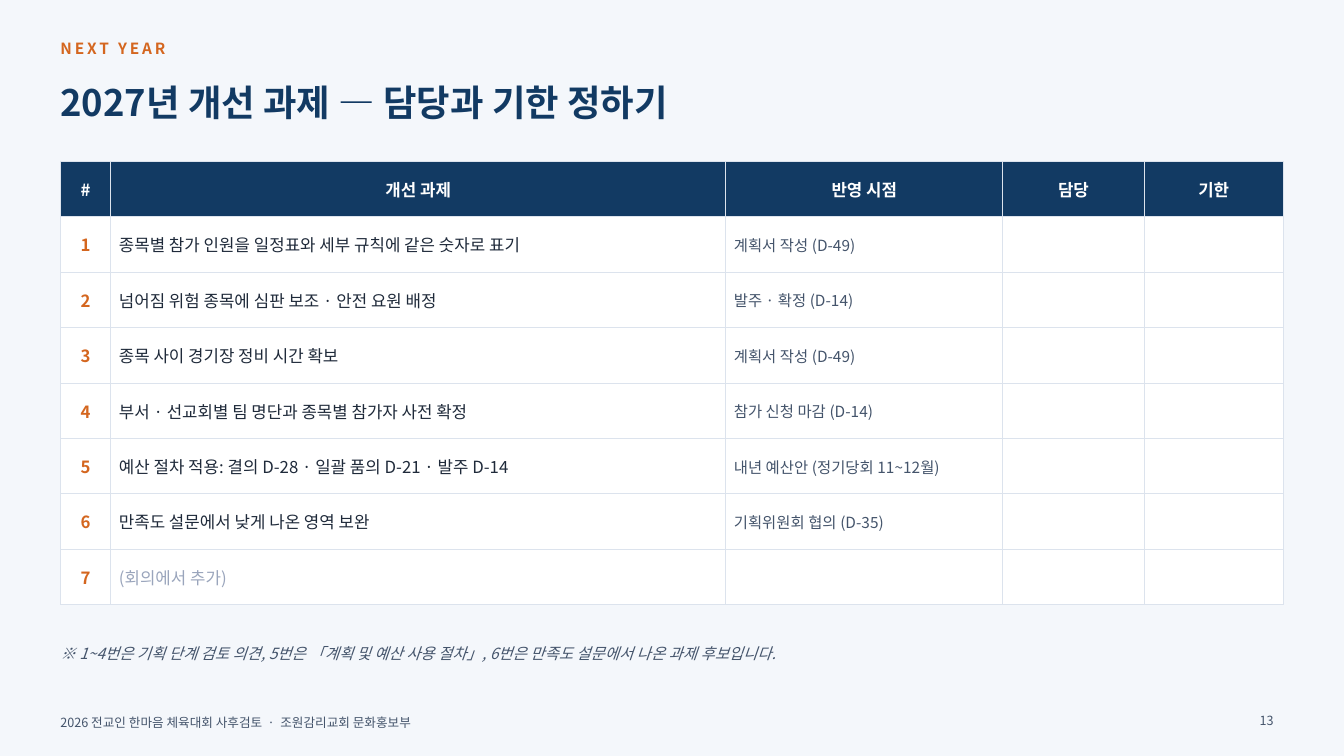
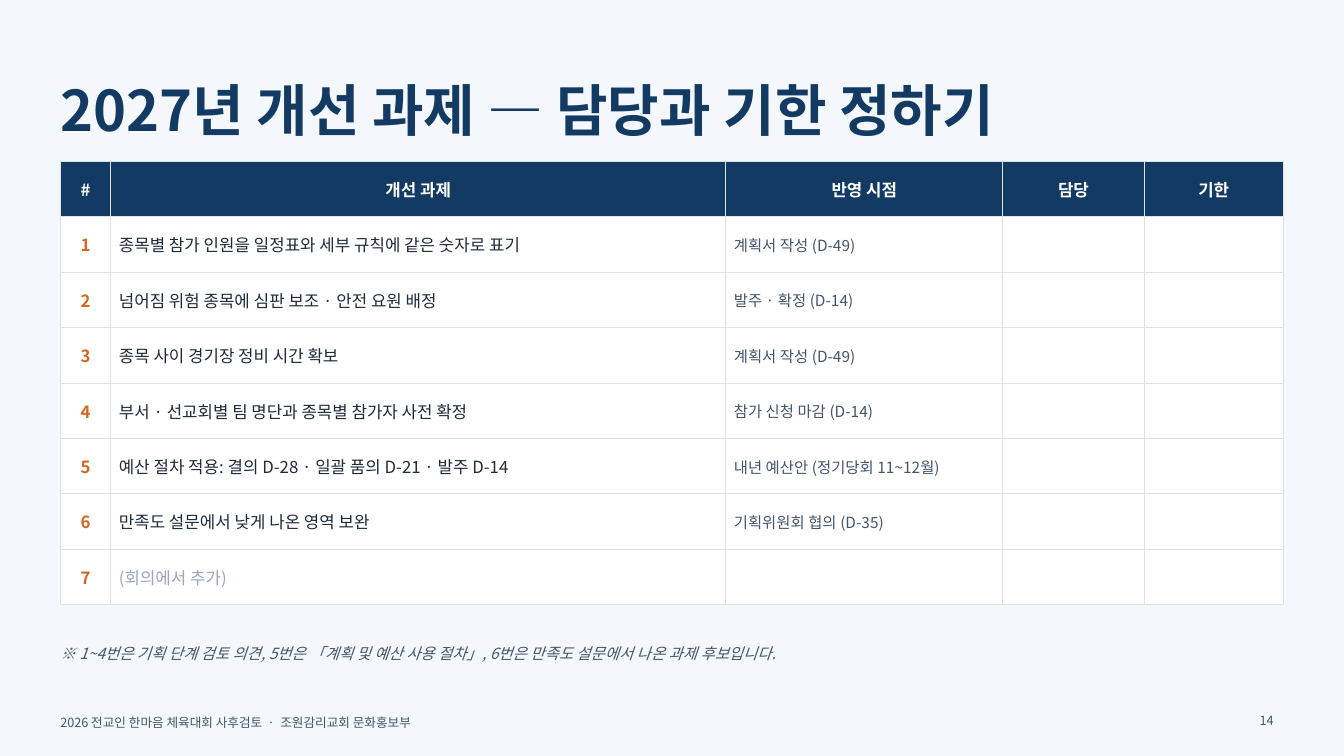
Before and after one commit to sungo-bae/miniature-octo-spoon, a slide deck: slide 14 of 2026_한마음체육대회_사후검토_1017.pptx (slide 13 before the commit). Drawn at 1344x756 pixels with LibreOffice and Linux fonts; fonts in the diff are those of the drawing; background and template pictures are left out. Boxes give left, top, right and bottom in pixels: in the first picture for what was removed or moved away, otherwise in the second. Text is boxed around its words. In the diff, an @@ line names an element or a change of style, - is before the commit and + after.

```diff
--- a/2026_한마음체육대회_사후검토_1017.pptx
+++ b/2026_한마음체육대회_사후검토_1017.pptx
@@ text removed at <box>60,42,165,54</box> @@
-NEXT YEAR
@@ title "2027년 개선 과제 — 담당과 ..." at <box>60,84,993,136</box>: size 26 to 40 pt @@
@@ page number at <box>1260,716,1274,725</box>: text changed @@
-13
+14
```
Also in this commit, not shown: 13 other slides changed, 1 slide added.
